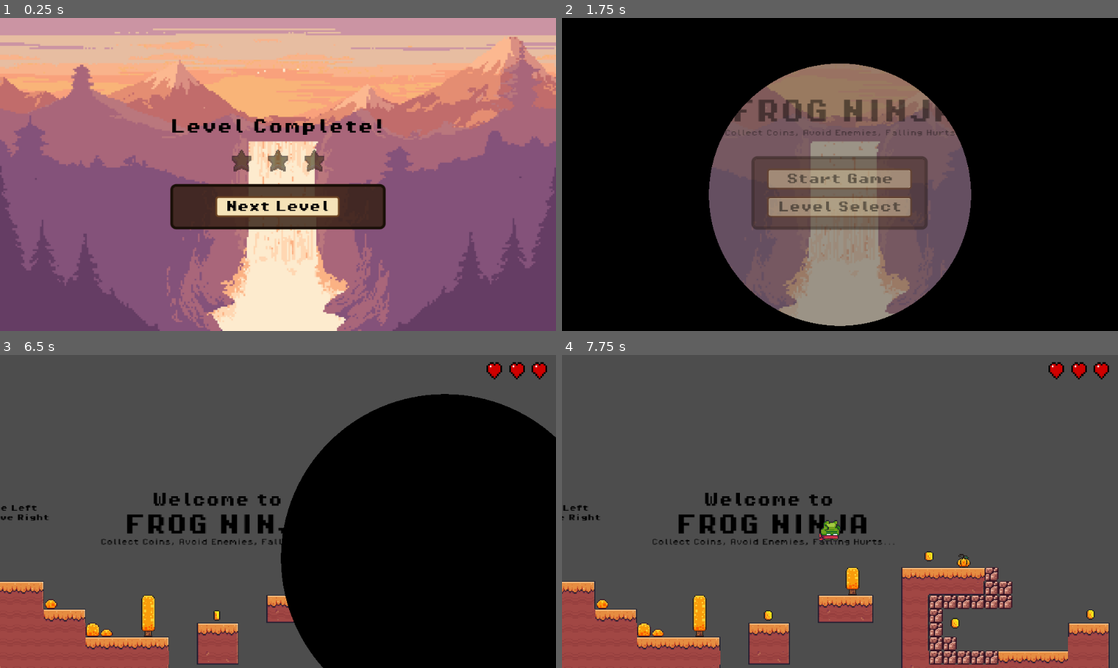
Above: before the commit, frames 1-4 (two rows, left to right).
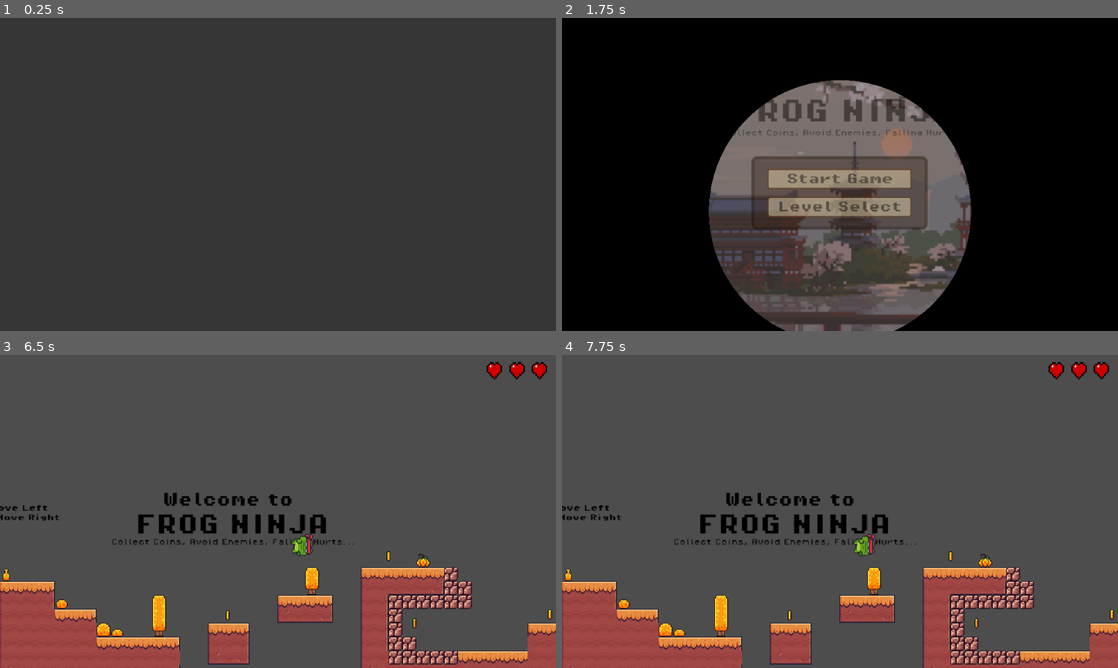
Above: after the commit, the same moments.

Repository: singhh-piyush/frog-ninja
Game: Godot game, scene res://scenes/LevelComplete.tscn
Same seed, same stepped clock (60 frames per second), same inputs: the game is played once before the commit and once after it. This scene is started directly instead of the project's main scene.
Inputs (mouse positions are in pixels of both pictures, inside the frame that each line leads up to):
- Up to frame 1 (0.25 s): no input
- Up to frame 2 (1.75 s): click "Next Level" at 0.5 s; click "Menu" at 1.25 s
- Up to frame 3 (6.5 s): click "Start Game" at 2 s; move the mouse to (400, 495) at 2.77 s; hold Right (move_right) 2.78-4.28 s; tap Space (jump) at 2.85, 3.02, 3.32, 3.6, 3.77, 4.07, 4.35, 5.1, 5.27, 5.57, 5.85, 6.02, 6.32 s; move the mouse to (166, 527) at 3.52 s; move the mouse to (333, 442) at 4.27 s; hold Left (move_left) 4.28-5.03 s; move the mouse to (250, 574) at 5.02 s; hold Right (move_right) from 5.03 s (still down); move the mouse to (444, 558) at 5.77 s; tap Escape (ui_cancel) at 6.4 s
- Up to frame 4 (7.75 s): move the mouse to (673, 464) at 6.52 s; release Right (move_right) at 6.53 s; hold Left (move_left) 6.53-7.28 s; tap Space (jump) at 6.6, 6.77, 7.07, 7.35 s; move the mouse to (867, 511) at 7.27 s; hold Right (move_right) from 7.28 s (still down)

The runs differ from the first frame. In frame 1, 97% of the frame differs, in the area x 0-100%, y 0-100%; in frame 2, 23%; in frame 3, 43%; in frame 4, 13%.

Commit message:
Redesign UI: ninja-GIF menu + hovering blur/dim wipe-in popups

Diff:
--- a/scenes/DeathScreen.tscn
+++ b/scenes/DeathScreen.tscn
@@ -3,8 +3,16 @@
 [ext_resource type="Script" path="res://scripts/death_screen.gd" id="1_ds"]
 [ext_resource type="Script" path="res://scripts/hover_button.gd" id="2_hover"]
 [ext_resource type="Theme" path="res://ui/menu_theme.tres" id="3_theme"]
-[ext_resource type="Texture2D" uid="uid://ce0lft4a7ca8j" path="res://assets/menu_bg/frame_00.png" id="4_bg"]
-[ext_resource type="Script" uid="uid://b027q26qwwa31" path="res://scripts/animated_bg.gd" id="5_abg"]
+[ext_resource type="Shader" path="res://shaders/popup_dim.gdshader" id="4_sh"]
+
+[sub_resource type="ShaderMaterial" id="mat_dim"]
+shader = ExtResource("4_sh")
+shader_parameter/radius = 0.0
+shader_parameter/center = Vector2(0.5, 0.5)
+shader_parameter/invert = 0.0
+shader_parameter/aspect = 1.777
+shader_parameter/tint = Color(0, 0, 0, 0.3)
+shader_parameter/blur = 3.5
 
 [node name="DeathScreen" type="CanvasLayer"]
 process_mode = 3
@@ -15,13 +23,10 @@
 anchor_bottom = 1.0
 theme = ExtResource("3_theme")
 
-[node name="Bg" type="TextureRect" parent="Root"]
-texture_filter = 1
+[node name="Dim" type="ColorRect" parent="Root"]
+material = SubResource("mat_dim")
 anchor_right = 1.0
 anchor_bottom = 1.0
-texture = ExtResource("4_bg")
-stretch_mode = 6
-script = ExtResource("5_abg")
 
 [node name="Center" type="CenterContainer" parent="Root"]
 anchor_right = 1.0
--- a/scenes/LevelComplete.tscn
+++ b/scenes/LevelComplete.tscn
@@ -3,8 +3,16 @@
 [ext_resource type="Script" path="res://scripts/level_complete.gd" id="1_lc"]
 [ext_resource type="Script" path="res://scripts/hover_button.gd" id="2_hover"]
 [ext_resource type="Theme" path="res://ui/menu_theme.tres" id="3_theme"]
-[ext_resource type="Texture2D" uid="uid://ce0lft4a7ca8j" path="res://assets/menu_bg/frame_00.png" id="4_bg"]
-[ext_resource type="Script" uid="uid://b027q26qwwa31" path="res://scripts/animated_bg.gd" id="5_abg"]
+[ext_resource type="Shader" path="res://shaders/popup_dim.gdshader" id="4_sh"]
+
+[sub_resource type="ShaderMaterial" id="mat_dim"]
+shader = ExtResource("4_sh")
+shader_parameter/radius = 0.0
+shader_parameter/center = Vector2(0.5, 0.5)
+shader_parameter/invert = 0.0
+shader_parameter/aspect = 1.777
+shader_parameter/tint = Color(0, 0, 0, 0.3)
+shader_parameter/blur = 3.5
 
 [node name="LevelComplete" type="CanvasLayer"]
 process_mode = 3
@@ -15,13 +23,10 @@
 anchor_bottom = 1.0
 theme = ExtResource("3_theme")
 
-[node name="Bg" type="TextureRect" parent="Root"]
-texture_filter = 1
+[node name="Dim" type="ColorRect" parent="Root"]
+material = SubResource("mat_dim")
 anchor_right = 1.0
 anchor_bottom = 1.0
-texture = ExtResource("4_bg")
-stretch_mode = 6
-script = ExtResource("5_abg")
 
 [node name="Center" type="CenterContainer" parent="Root"]
 anchor_right = 1.0
--- a/scenes/MainMenu.tscn
+++ b/scenes/MainMenu.tscn
@@ -35,6 +35,8 @@
 texture = ExtResource("4_bg")
 stretch_mode = 6
 script = ExtResource("14_abg")
+frame_dir = "res://assets/ninja_bg/"
+fps = 12.0
 
 [node name="MainPanel" type="CenterContainer" parent="." unique_id=995480174]
 layout_mode = 1
--- a/scenes/PauseMenu.tscn
+++ b/scenes/PauseMenu.tscn
@@ -4,35 +4,30 @@
 [ext_resource type="Script" path="res://scripts/hover_button.gd" id="2_hover"]
 [ext_resource type="Theme" path="res://ui/menu_theme.tres" id="3_theme"]
 [ext_resource type="Texture2D" uid="uid://f3bysys1u46e" path="res://assets/Free/Menu/Buttons/Settings.png" id="4_settings"]
-[ext_resource type="Texture2D" uid="uid://ce0lft4a7ca8j" path="res://assets/menu_bg/frame_00.png" id="5_bg"]
-[ext_resource type="Script" uid="uid://b027q26qwwa31" path="res://scripts/animated_bg.gd" id="6_abg"]
+[ext_resource type="Shader" path="res://shaders/popup_dim.gdshader" id="5_sh"]
+
+[sub_resource type="ShaderMaterial" id="mat_dim"]
+shader = ExtResource("5_sh")
+shader_parameter/radius = 0.0
+shader_parameter/center = Vector2(0.5, 0.5)
+shader_parameter/invert = 0.0
+shader_parameter/aspect = 1.777
+shader_parameter/tint = Color(0, 0, 0, 0.3)
+shader_parameter/blur = 3.5
 
 [node name="PauseMenu" type="CanvasLayer"]
 process_mode = 3
 script = ExtResource("1_pm")
-
-[node name="MenuButton" type="Button" parent="."]
-offset_left = 6.0
-offset_top = 6.0
-offset_right = 46.0
-offset_bottom = 46.0
-flat = true
-icon = ExtResource("4_settings")
-expand_icon = true
-script = ExtResource("2_hover")
 
 [node name="Overlay" type="Control" parent="."]
 anchor_right = 1.0
 anchor_bottom = 1.0
 theme = ExtResource("3_theme")
 
-[node name="Bg" type="TextureRect" parent="Overlay"]
-texture_filter = 1
+[node name="Dim" type="ColorRect" parent="Overlay"]
+material = SubResource("mat_dim")
 anchor_right = 1.0
 anchor_bottom = 1.0
-texture = ExtResource("5_bg")
-stretch_mode = 6
-script = ExtResource("6_abg")
 
 [node name="Center" type="CenterContainer" parent="Overlay"]
 anchor_right = 1.0
@@ -76,7 +71,18 @@
 alignment = 1
 script = ExtResource("2_hover")
 
-[connection signal="pressed" from="MenuButton" to="." method="_on_menu_button_pressed"]
+[node name="MenuButton" type="Button" parent="."]
+offset_left = 6.0
+offset_top = 6.0
+offset_right = 46.0
+offset_bottom = 46.0
+focus_mode = 0
+flat = true
+icon = ExtResource("4_settings")
+expand_icon = true
+script = ExtResource("2_hover")
+
 [connection signal="pressed" from="Overlay/Center/Layout/Card/VBox/ResumeButton" to="." method="_on_resume_pressed"]
 [connection signal="pressed" from="Overlay/Center/Layout/Card/VBox/RestartButton" to="." method="_on_restart_pressed"]
 [connection signal="pressed" from="Overlay/Center/Layout/Card/VBox/MenuButton" to="." method="_on_main_menu_pressed"]
+[connection signal="pressed" from="MenuButton" to="." method="_on_menu_button_pressed"]
--- a/scenes/WinScreen.tscn
+++ b/scenes/WinScreen.tscn
@@ -1,91 +1,88 @@
-[gd_scene format=3 uid="uid://b8xqy1wn3vk20"]
+[gd_scene load_steps=6 format=3 uid="uid://b8xqy1wn3vk20"]
 
 [ext_resource type="Script" uid="uid://cpo8j3ola62jw" path="res://scripts/win_screen.gd" id="1_win"]
 [ext_resource type="Script" uid="uid://c00aio8sdccl7" path="res://scripts/hover_button.gd" id="2_hover"]
 [ext_resource type="Theme" uid="uid://c2ukhtvp2v2cg" path="res://ui/menu_theme.tres" id="3_theme"]
-[ext_resource type="Texture2D" uid="uid://ce0lft4a7ca8j" path="res://assets/menu_bg/frame_00.png" id="4_bg"]
-[ext_resource type="Script" uid="uid://b027q26qwwa31" path="res://scripts/animated_bg.gd" id="5_abg"]
+[ext_resource type="Shader" path="res://shaders/popup_dim.gdshader" id="4_sh"]
 
-[node name="WinScreen" type="Control" unique_id=1811853839]
-layout_mode = 3
-anchors_preset = 15
+[sub_resource type="ShaderMaterial" id="mat_dim"]
+shader = ExtResource("4_sh")
+shader_parameter/radius = 0.0
+shader_parameter/center = Vector2(0.5, 0.5)
+shader_parameter/invert = 0.0
+shader_parameter/aspect = 1.777
+shader_parameter/tint = Color(0, 0, 0, 0.3)
+shader_parameter/blur = 3.5
+
+[node name="WinScreen" type="CanvasLayer"]
+process_mode = 3
+script = ExtResource("1_win")
+
+[node name="Root" type="Control" parent="."]
 anchor_right = 1.0
 anchor_bottom = 1.0
-grow_horizontal = 2
-grow_vertical = 2
 theme = ExtResource("3_theme")
-script = ExtResource("1_win")
 
-[node name="Background" type="TextureRect" parent="." unique_id=1133529711]
-texture_filter = 1
-layout_mode = 0
+[node name="Dim" type="ColorRect" parent="Root"]
+material = SubResource("mat_dim")
 anchor_right = 1.0
 anchor_bottom = 1.0
-texture = ExtResource("4_bg")
-stretch_mode = 6
-script = ExtResource("5_abg")
 
-[node name="Center" type="CenterContainer" parent="." unique_id=329756162]
-layout_mode = 1
-anchors_preset = 15
+[node name="Center" type="CenterContainer" parent="Root"]
 anchor_right = 1.0
 anchor_bottom = 1.0
-offset_top = -20.0
-offset_bottom = -20.0
-grow_horizontal = 2
-grow_vertical = 2
 
-[node name="Layout" type="VBoxContainer" parent="Center" unique_id=301218116]
+[node name="Layout" type="VBoxContainer" parent="Root/Center"]
 layout_mode = 2
 theme_override_constants/separation = 14
 alignment = 1
 
-[node name="Title" type="Label" parent="Center/Layout" unique_id=231738046]
+[node name="Title" type="Label" parent="Root/Center/Layout"]
 layout_mode = 2
 size_flags_horizontal = 4
 theme_override_font_sizes/font_size = 18
 text = "You Completed the Game!"
 horizontal_alignment = 1
 
-[node name="Stars" type="HBoxContainer" parent="Center/Layout"]
+[node name="Stars" type="HBoxContainer" parent="Root/Center/Layout"]
 layout_mode = 2
 size_flags_horizontal = 4
 theme_override_constants/separation = 6
 alignment = 1
 
-[node name="Star1" type="TextureRect" parent="Center/Layout/Stars"]
+[node name="Star1" type="TextureRect" parent="Root/Center/Layout/Stars"]
 texture_filter = 1
 custom_minimum_size = Vector2(40, 40)
 layout_mode = 2
 expand_mode = 1
 stretch_mode = 5
 
-[node name="Star2" type="TextureRect" parent="Center/Layout/Stars"]
+[node name="Star2" type="TextureRect" parent="Root/Center/Layout/Stars"]
 texture_filter = 1
 custom_minimum_size = Vector2(40, 40)
 layout_mode = 2
 expand_mode = 1
 stretch_mode = 5
 
-[node name="Star3" type="TextureRect" parent="Center/Layout/Stars"]
+[node name="Star3" type="TextureRect" parent="Root/Center/Layout/Stars"]
 texture_filter = 1
 custom_minimum_size = Vector2(40, 40)
 layout_mode = 2
 expand_mode = 1
 stretch_mode = 5
 
-[node name="Card" type="PanelContainer" parent="Center/Layout" unique_id=1786357285]
+[node name="Card" type="PanelContainer" parent="Root/Center/Layout"]
 layout_mode = 2
 size_flags_horizontal = 4
 
-[node name="VBox" type="VBoxContainer" parent="Center/Layout/Card" unique_id=1929610487]
+[node name="VBox" type="VBoxContainer" parent="Root/Center/Layout/Card"]
 layout_mode = 2
 alignment = 1
 
-[node name="MenuButton" type="Button" parent="Center/Layout/Card/VBox" unique_id=2136445161]
+[node name="MenuButton" type="Button" parent="Root/Center/Layout/Card/VBox"]
 layout_mode = 2
 size_flags_horizontal = 4
 text = "Menu"
 script = ExtResource("2_hover")
 
-[connection signal="pressed" from="Center/Layout/Card/VBox/MenuButton" to="." method="_on_menu_pressed"]
+[connection signal="pressed" from="Root/Center/Layout/Card/VBox/MenuButton" to="." method="_on_menu_pressed"]
--- a/scripts/animated_bg.gd
+++ b/scripts/animated_bg.gd
@@ -1,25 +1,26 @@
 extends TextureRect
 
-# Plays the menu background as an animated loop. Godot 4 can't import animated GIFs, so
-# assets/background.gif was coalesced into assets/menu_bg/frame_NN.png; this swaps the TextureRect's
-# texture through them at the GIF's native 10 fps. Attached to the background of every menu screen.
+# Plays a background as an animated loop. Godot 4 can't import animated GIFs, so each source GIF is
+# coalesced into frame_NN.png under a folder; this swaps the TextureRect's texture through them.
+# `frame_dir`/`fps` are exported so different screens can point at different flipbooks
+# (menu_bg for in-game popups, ninja_bg for the main menu).
 # Overlay CanvasLayers run process_mode = ALWAYS (children inherit), so it animates while paused too.
 
-const FRAME_DIR := "res://assets/menu_bg/"
-const FPS := 10.0
+@export_dir var frame_dir := "res://assets/menu_bg/"
+@export var fps := 10.0
 
 var frames: Array[Texture2D] = []
 var idx := 0
 var accum := 0.0
 
 func _ready() -> void:
-	var dir := DirAccess.open(FRAME_DIR)
+	var dir := DirAccess.open(frame_dir)
 	if dir:
 		var names := dir.get_files()
 		names.sort()   # frame_00, frame_01, … in order
 		for n in names:
 			if n.begins_with("frame_") and n.ends_with(".png"):
-				frames.append(load(FRAME_DIR + n))
+				frames.append(load(frame_dir.path_join(n)))
 	if not frames.is_empty():
 		texture = frames[0]
 
@@ -27,7 +28,7 @@
 	if frames.size() < 2:
 		return
 	accum += delta
-	if accum >= 1.0 / FPS:
+	if accum >= 1.0 / fps:
 		accum = 0.0
 		idx = (idx + 1) % frames.size()
 		texture = frames[idx]
--- a/scripts/death_screen.gd
+++ b/scripts/death_screen.gd
@@ -1,4 +1,13 @@
 extends CanvasLayer
+
+# Spawned by the player when the last life is lost. Hovers over the dimmed, frozen level and wipes
+# in from screen centre (no click origin at death) instead of swapping to a separate screen.
+
+@onready var dim: ColorRect = $Root/Dim
+@onready var card: Control = $Root/Center/Layout
+
+func _ready() -> void:
+	PopupWipe.reveal(dim, card)
 
 func _on_restart_pressed() -> void:
 	GameState.restart(get_viewport().get_mouse_position())
--- a/scripts/end.gd
+++ b/scripts/end.gd
@@ -19,15 +19,15 @@
 	GameState.last_coins_collected = gm.score if gm else 0
 	GameState.last_coins_total = gm.total_coins if gm else 0
 
-	# Final level: skip the Level Complete popup and go straight to the win screen.
-	# Otherwise iris to black and show the popup over the paused level.
+	# Final level: skip the Level Complete popup and show the win screen.
+	# Either way the popup hovers over the paused level and wipes itself in (no black cover).
 	var path = get_tree().current_scene.scene_file_path
 	if GameState.is_last_level(path):
-		GameState.advance_from(path)
+		_show_overlay("res://scenes/WinScreen.tscn")
 	else:
-		Transition.wipe(_show_level_complete)
+		_show_overlay("res://scenes/LevelComplete.tscn")
 
-func _show_level_complete():
-	var popup = preload("res://scenes/LevelComplete.tscn").instantiate()
+func _show_overlay(scene_path: String):
+	var popup = load(scene_path).instantiate()
 	get_tree().current_scene.add_child(popup)
 	get_tree().paused = true
--- a/scripts/level_complete.gd
+++ b/scripts/level_complete.gd
@@ -1,10 +1,13 @@
 extends CanvasLayer
 
 @onready var stars: HBoxContainer = $Root/Center/Layout/Stars
+@onready var dim: ColorRect = $Root/Dim
+@onready var card: Control = $Root/Center/Layout
 
 func _ready() -> void:
 	# This level's coins (recorded into GameState by end.gd just before this popup spawns).
 	StarRating.fill(stars, GameState.last_coins_collected, GameState.last_coins_total)
+	PopupWipe.reveal(dim, card)
 
 func _on_next_pressed() -> void:
 	GameState.advance_from(get_tree().current_scene.scene_file_path, get_viewport().get_mouse_position())
--- a/scripts/pause_menu.gd
+++ b/scripts/pause_menu.gd
@@ -1,12 +1,16 @@
 extends CanvasLayer
 
-# Self-contained pause UI: a top-left toggle button plus an overlay with
-# Resume / Restart / Main Menu. Instanced once into each level.
+# Self-contained pause UI: a top-left gear toggle plus a popup with Resume / Restart / Main Menu.
+# Instanced once into each level. The popup hovers over the dimmed, frozen game and wipes in from
+# the gear/click point (PopupWipe) — no full-screen black cover. The gear stays drawn on top of the
+# dim (it's the last child of this CanvasLayer) so clicking it again closes the menu.
 
 var paused_by_me = false
 var animating = false
 
-@onready var overlay = $Overlay
+@onready var overlay: Control = $Overlay
+@onready var dim: ColorRect = $Overlay/Dim
+@onready var card: Control = $Overlay/Center/Layout
 
 func _ready():
 	overlay.visible = false
@@ -27,23 +31,22 @@
 
 func _open():
 	animating = true
-	await Transition.wipe(_do_open, get_viewport().get_mouse_position())
-	animating = false
-
-func _do_open():
 	paused_by_me = true
 	get_tree().paused = true
 	overlay.visible = true
+	await PopupWipe.reveal(dim, card, get_viewport().get_mouse_position())
+	animating = false
 
 func _close():
 	animating = true
-	await Transition.wipe(_do_close, get_viewport().get_mouse_position())
-	animating = false
-
-func _do_close():
+	await PopupWipe.conceal(dim, card, get_viewport().get_mouse_position()).finished
 	overlay.visible = false
 	get_tree().paused = false
 	paused_by_me = false
+	animating = false
+	# Drop focus so the now-hidden buttons don't swallow the next Space/Enter (which is also
+	# `jump`/`ui_accept`) and re-trigger the gear, reopening the menu.
+	get_viewport().gui_release_focus()
 
 func _on_menu_button_pressed():
 	$MenuButton.bounce()
--- a/scripts/player.gd
+++ b/scripts/player.gd
@@ -110,8 +110,9 @@
 	if GameState.lives > 0:
 		GameState.respawn()
 	else:
-		Transition.wipe(_show_death_screen)
+		_show_death_screen()
 
+# Spawn the death overlay over the frozen level; it wipes itself in (no black scene-change cover).
 func _show_death_screen():
 	var screen = preload("res://scenes/DeathScreen.tscn").instantiate()
 	get_tree().current_scene.add_child(screen)
--- /dev/null
+++ b/scripts/popup_wipe.gd
@@ -0,0 +1,46 @@
+class_name PopupWipe
+
+# Reveals / conceals an in-game popup (pause, death, win, level-complete) with the same circle
+# motion as the scene-change Transition — but instead of covering the screen to black, the popup's
+# own `Dim` ColorRect irises in from a point, painting a *translucent* dim over the still-visible,
+# frozen game. The themed card then pops in (MenuAnim). Works while paused because the owning
+# overlays run process_mode = ALWAYS.
+#
+# `dim` must be a ColorRect whose material is a ShaderMaterial using shaders/circle_wipe.gdshader
+# with a translucent `tint` (e.g. Color(0,0,0,0.5)). `center_px` is the click point in viewport
+# pixels; a negative x falls back to screen centre (for death/win, which have no click origin).
+
+const DUR := 0.3
+const MAX_RADIUS := 2.2   # enough to cover the far corner even from a screen edge
+
+static func reveal(dim: ColorRect, card: Control, center_px := Vector2(-1, -1)) -> void:
+	var mat := dim.material as ShaderMaterial
+	var vp := dim.get_viewport().get_visible_rect().size
+	mat.set_shader_parameter("aspect", vp.x / vp.y)
+	mat.set_shader_parameter("center", _uv(center_px, vp))
+	mat.set_shader_parameter("invert", 0.0)
+	mat.set_shader_parameter("radius", 0.0)
+	dim.visible = true
+	card.visible = false
+	var t := dim.create_tween()
+	t.tween_method(func(r): mat.set_shader_parameter("radius", r), 0.0, MAX_RADIUS, DUR) \
+		.set_ease(Tween.EASE_OUT)
+	await t.finished
+	card.visible = true
+	MenuAnim.open(card, card)
+
+static func conceal(dim: ColorRect, card: Control, center_px := Vector2(-1, -1)) -> Tween:
+	var mat := dim.material as ShaderMaterial
+	var vp := dim.get_viewport().get_visible_rect().size
+	mat.set_shader_parameter("center", _uv(center_px, vp))
+	mat.set_shader_parameter("invert", 0.0)
+	MenuAnim.close(card)   # card fades out while the dim irises closed
+	var t := dim.create_tween()
+	t.tween_method(func(r): mat.set_shader_parameter("radius", r), MAX_RADIUS, 0.0, DUR) \
+		.set_ease(Tween.EASE_IN)
+	return t
+
+static func _uv(center_px: Vector2, vp: Vector2) -> Vector2:
+	if center_px.x < 0.0:
+		return Vector2(0.5, 0.5)
+	return center_px / vp
--- a/scripts/win_screen.gd
+++ b/scripts/win_screen.gd
@@ -1,11 +1,16 @@
-extends Control
+extends CanvasLayer
 
-@onready var stars: HBoxContainer = $Center/Layout/Stars
+# Spawned as an overlay over the paused final level when the trophy is reached (end.gd). Hovers over
+# the dimmed game and wipes itself in, then "Menu" leaves to the main menu via the normal Transition.
+
+@onready var stars: HBoxContainer = $Root/Center/Layout/Stars
+@onready var dim: ColorRect = $Root/Dim
+@onready var card: Control = $Root/Center/Layout
 
 func _ready() -> void:
-	MenuAnim.open(self, $Center/Layout/Card)
-	# Stars reflect the final level's coins (the last level recorded into GameState).
+	# Stars reflect the final level's coins (recorded into GameState by end.gd before this spawns).
 	StarRating.fill(stars, GameState.last_coins_collected, GameState.last_coins_total)
+	PopupWipe.reveal(dim, card)
 
 func _on_menu_pressed() -> void:
 	GameState.go_to_menu(get_viewport().get_mouse_position())
--- /dev/null
+++ b/shaders/popup_dim.gdshader
@@ -0,0 +1,41 @@
+shader_type canvas_item;
+
+// Backdrop for the in-game popups (pause / death / win / level-complete). Inside a circle that
+// irises out from a point (same radius/center/aspect driver as circle_wipe.gdshader via PopupWipe)
+// it blurs and lightly dims the frozen game behind it; outside the circle the game shows crisp.
+// `tint` is the dim colour+strength, `blur` the spread in screen pixels.
+
+uniform sampler2D screen_tex : hint_screen_texture, filter_linear_mipmap;
+uniform float radius = 0.0;
+uniform vec2 center = vec2(0.5, 0.5);
+uniform float invert = 0.0;          // unused here; kept for API parity with circle_wipe
+uniform float aspect = 1.777;
+uniform vec4 tint : source_color = vec4(0.0, 0.0, 0.0, 0.3);
+uniform float blur = 3.5;            // blur spread in screen pixels
+
+vec3 blur_sample(vec2 uv, vec2 px) {
+	// 13-tap: a 3x3 box at radius `px` plus an outer ring at 2*`px` for a wider, smoother blur.
+	vec3 c = texture(screen_tex, uv).rgb * 4.0;
+	c += texture(screen_tex, uv + vec2(-px.x, 0.0)).rgb * 2.0;
+	c += texture(screen_tex, uv + vec2( px.x, 0.0)).rgb * 2.0;
+	c += texture(screen_tex, uv + vec2(0.0, -px.y)).rgb * 2.0;
+	c += texture(screen_tex, uv + vec2(0.0,  px.y)).rgb * 2.0;
+	c += texture(screen_tex, uv + vec2(-px.x, -px.y)).rgb;
+	c += texture(screen_tex, uv + vec2( px.x, -px.y)).rgb;
+	c += texture(screen_tex, uv + vec2(-px.x,  px.y)).rgb;
+	c += texture(screen_tex, uv + vec2( px.x,  px.y)).rgb;
+	c += texture(screen_tex, uv + vec2(-2.0 * px.x, 0.0)).rgb;
+	c += texture(screen_tex, uv + vec2( 2.0 * px.x, 0.0)).rgb;
+	c += texture(screen_tex, uv + vec2(0.0, -2.0 * px.y)).rgb;
+	c += texture(screen_tex, uv + vec2(0.0,  2.0 * px.y)).rgb;
+	return c / 20.0;
+}
+
+void fragment() {
+	vec2 d = UV - center;
+	d.x *= aspect;
+	float inside = step(length(d), radius);
+	vec3 g = blur_sample(SCREEN_UV, SCREEN_PIXEL_SIZE * blur);
+	vec3 dimmed = mix(g, tint.rgb, tint.a);
+	COLOR = vec4(dimmed, inside);
+}
Binary file added: assets/ninja_bg/frame_00.png
Not shown, added: assets/ninja_bg/frame_00.png.import
Binary file added: assets/ninja_bg/frame_01.png
Not shown, added: assets/ninja_bg/frame_01.png.import
Binary file added: assets/ninja_bg/frame_02.png
Not shown, added: assets/ninja_bg/frame_02.png.import
Binary file added: assets/ninja_bg/frame_03.png
Not shown, added: assets/ninja_bg/frame_03.png.import
Binary file added: assets/ninja_bg/frame_04.png
Not shown, added: assets/ninja_bg/frame_04.png.import
Binary file added: assets/ninja_bg/frame_05.png
Not shown, added: assets/ninja_bg/frame_05.png.import
(and 84 more such lines)
